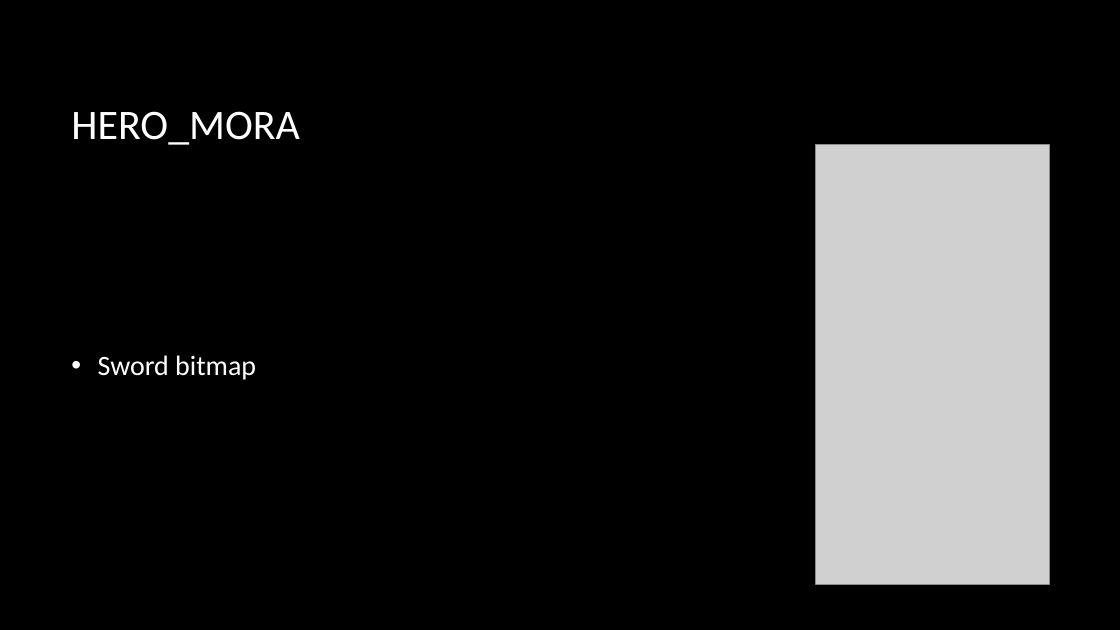
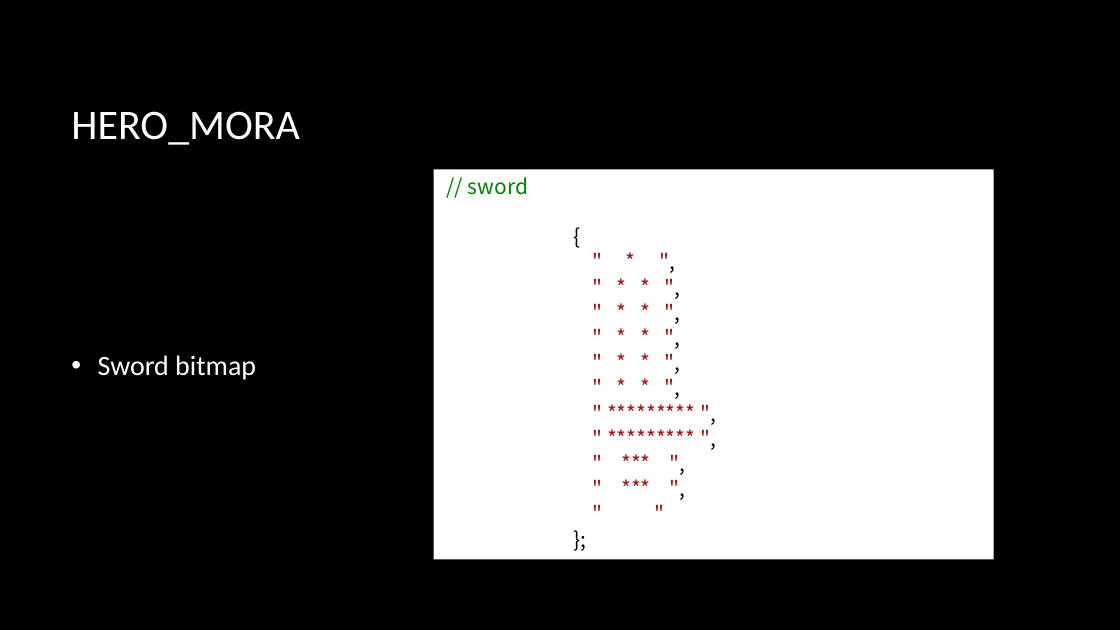
Before and after one commit to CaramelYo/Hero_Mora, a slide deck: slide 10 of Hero_Mora/bin/Release/Hero_Mora.pptx. Drawn at 1120x630 pixels with LibreOffice and Linux fonts; fonts in the diff are those of the drawing; grey boxes stand for pictures; background and template pictures are left out. Boxes give left, top, right and bottom in pixels: in the first picture for what was removed or moved away, otherwise in the second. Text is boxed around its words. In the diff, an @@ line names an element or a change of style, - is before the commit and + after.

Commit message:
change the images of bitmap into the word windows of it in ppt

```diff
--- a/Hero_Mora/bin/Release/Hero_Mora.pptx
+++ b/Hero_Mora/bin/Release/Hero_Mora.pptx
@@ picture removed at bbox=[815, 145, 1049, 584] @@
@@ rectangle added at bbox=[434, 170, 994, 560], fill #FFFFFF, 18 pt, text #A31515 @@
+// sword
+{
+" * ",
+" * * ",
+" * * ",
+" * * ",
+" * * ",
+" * * ",
+" ********* ",
+" ********* ",
+" *** ",
+" *** ",
+" "
+};
```
Also in this commit, not shown: 4 other slides changed.
